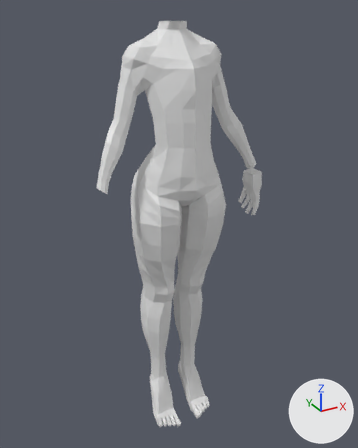
A saved change to the Blender file 31.07.2025_Character.blend.
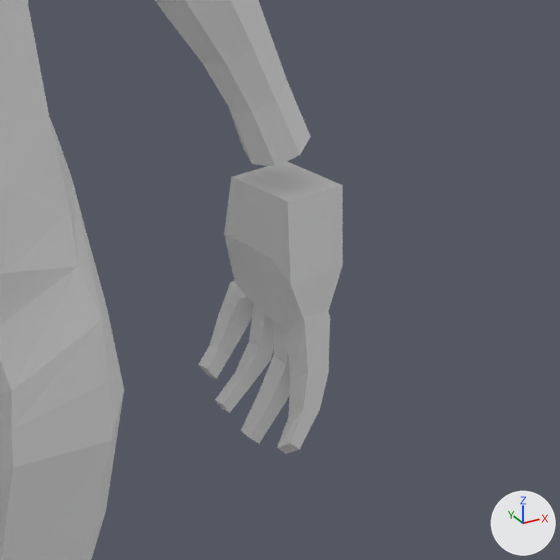
Each version is shown whole from a 50 mm lens placed at (-0.726, -1.365, 1.48), pointed at (0.018, -0.011, 0.802), then close up on the part from 58% to 83% of the width and 32% to 52% of the height. The lights are fixed; the arrows at lower right show +X, +Y and +Z.

The scene before the commit, as lines of its bpy script (objects in view):
```python
me_куб = bpy.data.meshes.new('Куб')
me_куб.from_pydata(...)  # 94 vertices, 92 faces; spans x -1.0..1.38, y -1.18..1.43, z -1.0..3.39
me_цилиндр = bpy.data.meshes.new('Цилиндр')
me_цилиндр.from_pydata(...)  # 485 vertices, 467 faces; spans x 0.0..3.5, y -1.9..1.0, z 0.3..17.8
ob_куб = bpy.data.objects.new('Куб', me_куб)
ob_куб.location = (0.269, -0.0654, 0.935)
ob_куб.scale = (-0.0206, -0.0292, -0.0346)
ob_цилиндр = bpy.data.objects.new('Цилиндр', me_цилиндр)
ob_цилиндр.location = (0.0, 0.0, 0.0)
ob_цилиндр.scale = (0.0809, 0.0809, 0.0809)
_m = ob_цилиндр.modifiers.new('Зеркало', 'MIRROR')
_m.use_clip = True
```
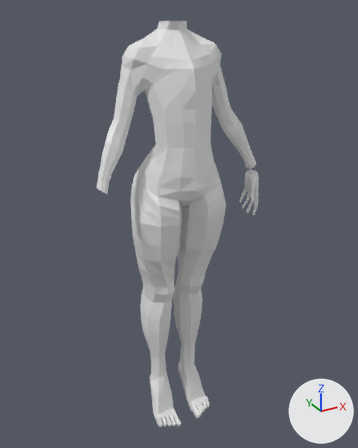
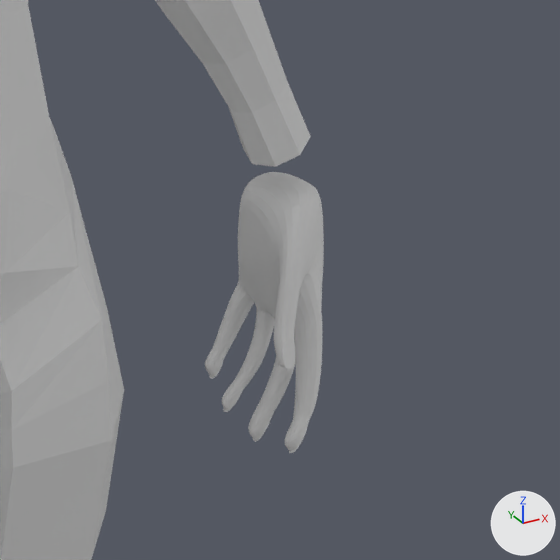
Boxes [x1, y1, x2, y2] around the edits, measured in the close-ups (560 x 560 px):
```json
{"object": "Куб", "change": "reshaped, modifiers changed", "before": [198, 162, 343, 454], "after": [205, 172, 324, 453], "on screen": "18% narrower"}
{"part": 1, "of": "me_куб", "change": "built on", "before": [224, 162, 343, 329], "after": [238, 172, 324, 370]}
{"part": 2, "of": "me_куб", "change": "built on", "before": [198, 346, 320, 449], "after": [205, 343, 315, 453]}
```

The change, as JSON lines over the scene's bpy script:
```json
{"block": "me_куб", "where": "# used by ob_куб; location = (0.269, -0.0654, 0.935); scale = (-0.0206, -0.0292, -0.0346)"}
{"op": "remove", "block": "me_куб", "code": "me_куб.from_pydata(...)  # 94 vertices, 92 faces; spans x -1.0..1.38, y -1.18..1.43, z -1.0..3.39"}
{"op": "add", "block": "me_куб", "code": "me_куб.from_pydata(...)  # 192 vertices, 190 faces; spans x -1.0..1.84, y -1.18..2.1, z -1.0..3.4"}
{"block": "me_куб", "change": "me_куб part 1"}
{"block": "me_куб", "change": "2 vertices are removed from x -1.0..0.79, y 1.0, z -1.0..-0.9"}
{"block": "me_куб", "change": "11 faces are deleted"}
{"block": "me_куб", "change": "9 vertices move from x -1.0..0.79, y -1.0..1.17, z -0.99..0.45 to x -0.72..0.7, y -0.99..1.17, z -0.99..0.62"}
{"block": "me_куб", "change": "36 vertices are added at x -1.0..1.84, y -0.93..2.1, z -0.88..1.62"}
{"block": "me_куб", "change": "45 new faces join them"}
{"block": "me_куб", "change": "me_куб part 2"}
{"block": "me_куб", "change": "16 faces are deleted"}
{"block": "me_куб", "change": "64 vertices are added at x -0.19..1.17, y -1.06..1.39, z 2.11..3.4"}
{"block": "me_куб", "change": "80 new faces join them"}
{"op": "add", "block": "ob_куб", "code": "_m = ob_куб.modifiers.new('Subdivision', 'SUBSURF')"}
{"op": "add", "block": "ob_куб", "code": "_m.levels = 2"}
```
